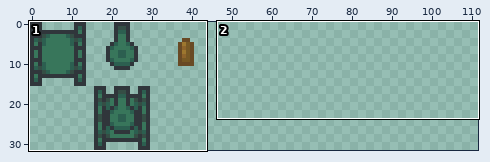
Sprite sheet: data/img/tank.png. Above, an overview of the earlier version with the close-up marked.
Close-up. Before the commit:
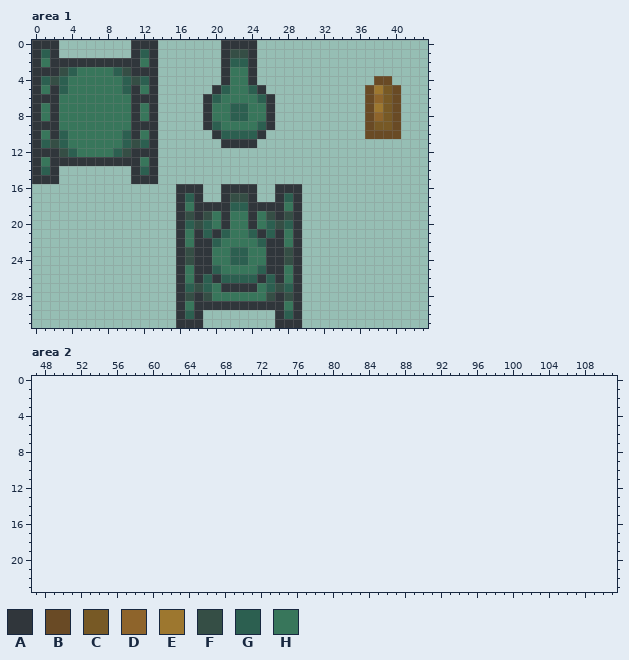
The file is 48x32 pixels. Shown: area 1: x 0..43, y 0..31; area 2: x 47..111, y 0..23. The old version is drawn lined up with the new one, on the new canvas.
Palette (. is transparent): A #30363b  B #694a25  C #775925  D #8e642b  E #9d772f  F #354e45  G #2c5f50  H #38765b
Pixels before, area 1, first column x 0:
 0 AAA........AAA.......AAAA................
 1 AGA........AGA.......AFFA................
 2 AHAAAAAAAAAAHA.......AGGA................
 3 AAAFGHHHHGFAAA.......AHHA................
 4 AGFGHHHHHHGFGA.......AHHA.............BB.
 5 AHAGHHHHHHGAHA......AGHHGA...........BECB
 6 AAAHHHHHHHHAAA.....AGHHHHGA..........BDCB
 7 AHAHHHHHHHHAHA.....AHHGGHHA..........BECB
 8 AHAHHHHHHHHAHA.....AHHGGHHA..........BDCB
 9 AAAHHHHHHHHAAA.....AGHHHHGA..........BCCB
10 AHAGHHHHHHGAHA......AGGGGA...........BBBB
11 AGFGHHHHHHGFGA.......AAAA................
12 AAAFGHHHHGFAAA...........................
13 AHAAAAAAAAAAHA...........................
14 AGA........AGA...........................
15 AAA........AAA...........................
16 ................AAA..AAAA..AAA...........
17 ................AGA..AFFA..AGA...........
18 ................AHAAAAGGAAAAHA...........
19 ................AFAFHAHHAHFAFA...........
20 ................AGFGHAHHAHGFGA...........
21 ................AHAGAGHHGAGAHA...........
22 ................AHAAGHHHHGAAHA...........
23 ................AFAAHHGGHHAAFA...........
24 ................AFAAHHGGHHAAFA...........
25 ................AHAAGHHHHGAAHA...........
26 ................AHAGAGGGGAGAHA...........
27 ................AGFGHAAAAHGFGA...........
28 ................AFAFHHHHHHFAFA...........
29 ................AHAAAAAAAAAAHA...........
30 ................AGA........AGA...........
31 ................AAA........AAA...........
The same view after the edit:
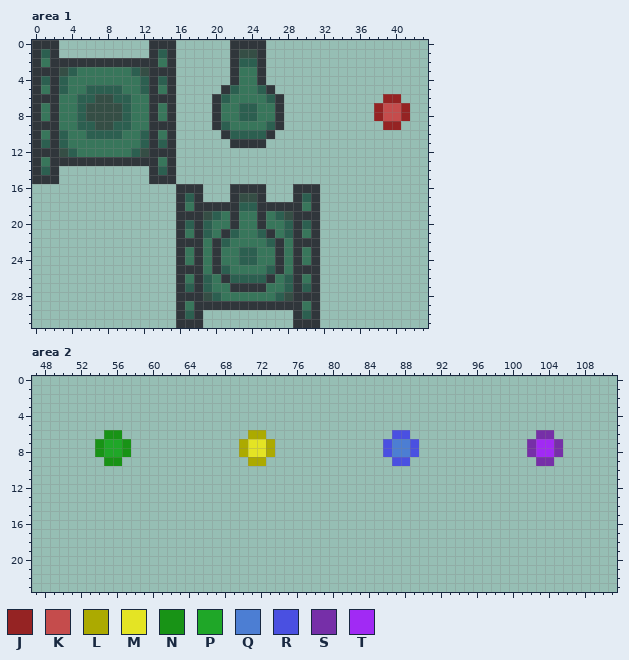
Colours new in this view: J #952323  K #c54c4c  L #acaa00  M #e4e424  N #189316  P #1fa728  Q #4c7ed3  R #4a50e1  S #762fa8  T #a12af4
Change:
canvas 48x32 -> 112x32, the old top-left corner now at -1,0 (the part of the old canvas that was cut away was empty and is not shown)
Area 1:
y 0: x 11..12 AA -> ..; x 14..15 .. -> AA; x 21 A -> .; x 25 . -> A
y 1: x 11..12 AG -> ..; x 14..15 .. -> GA; x 21..22 AF -> .A; x 24..25 A. -> FA
y 2: x 12 H -> A; x 14..15 .. -> HA; x 21..22 AG -> .A; x 24..25 A. -> GA
y 3: x 9..12 GFAA -> HHGF; x 14..15 .. -> AA; x 21..22 AH -> .A; x 24..25 A. -> HA
y 4: x 2 F -> A; x 10..11 GF -> HH; x 14..15 .. -> GA; x 21..22 AH -> .A; x 24..25 A. -> HA; x 38..39 BB -> ..
y 5: x 6..12 HHHHGAH -> GGGGHHG; x 14..15 .. -> HA; x 20..22 AGH -> .AG; x 24..26 GA. -> HGA; x 37..40 BECB -> ....
y 6: x 5..12 HHHHHHAA -> GGFFGGHH; x 14..15 .. -> AA; x 19..21 AGH -> .AG; x 25..27 GA. -> HGA; x 37..40 BDCB -> ..JJ
y 7: x 5..11 HHHHHHA -> GFFFFGH; x 14..15 .. -> HA; x 19..20 AH -> .A; x 22 G -> H; x 24 H -> G; x 26..27 A. -> HA; x 37..41 BECB. -> .JKKJ
y 8: x 5..11 HHHHHHA -> GFFFFGH; x 14..15 .. -> HA; x 19..20 AH -> .A; x 22 G -> H; x 24 H -> G; x 26..27 A. -> HA; x 37..41 BDCB. -> .JKKJ
y 9: x 5..12 HHHHHHAA -> GGFFGGHH; x 14..15 .. -> AA; x 19..21 AGH -> .AG; x 25..27 GA. -> HGA; x 37..40 BCCB -> ..JJ
y 10: x 6..12 HHHHGAH -> GGGGHHG; x 14..15 .. -> HA; x 20..21 AG -> .A; x 25..26 A. -> GA; x 37..40 BBBB -> ....
y 11: x 2 F -> A; x 10..11 GF -> HH; x 14..15 .. -> GA; x 21 A -> .; x 25 . -> A
y 12: x 9..12 GFAA -> HHGF; x 14..15 .. -> AA
y 13: x 12 H -> A; x 14..15 .. -> HA
y 14: x 11..12 AG -> ..; x 14..15 .. -> GA
y 15: x 11..12 AA -> ..; x 14..15 .. -> AA
y 16: x 21 A -> .; x 25 . -> A; x 27..28 AA -> ..; x 30..31 .. -> AA
y 17: x 21..22 AF -> .A; x 24..25 A. -> FA; x 27..28 AG -> ..; x 30..31 .. -> GA
y 18: x 22 G -> A; x 24 A -> G; x 28 H -> A; x 30..31 .. -> HA
y 19: x 17 F -> A; x 20..22 HAH -> GHA; x 24..27 AHFA -> HAHG; x 30..31 .. -> AA
y 20: x 18 F -> A; x 21..22 AH -> HA; x 24..27 AHGF -> HAHH; x 30..31 .. -> GA
y 21: x 20..22 AGH -> HAG; x 24..28 GAGAH -> HGAHG; x 30..31 .. -> HA
y 22: x 17 H -> A; x 19..21 AGH -> HAG; x 25..26 GA -> HG; x 30..31 .. -> AA
y 23..24: x 17 F -> H; x 19..20 AH -> HA; x 22 G -> H; x 24 H -> G; x 26 A -> H; x 28 F -> H; x 30..31 .. -> HA
y 25: x 17 H -> A; x 19..21 AGH -> HAG; x 25..26 GA -> HG; x 30..31 .. -> AA
y 26: x 20..21 AG -> HA; x 25..28 AGAH -> GAHG; x 30..31 .. -> HA
y 27: x 18 F -> A; x 21 A -> H; x 25..27 HGF -> AHH; x 30..31 .. -> GA
y 28: x 17 F -> A; x 20 H -> G; x 26..27 FA -> HG; x 30..31 .. -> AA
y 29: x 28 H -> A; x 30..31 .. -> HA
y 30: x 27..28 AG -> ..; x 30..31 .. -> GA
y 31: x 27..28 AA -> ..; x 30..31 .. -> AA
Area 2:
y 6: x 55..56 .. -> NN; x 71..72 .. -> LL; x 87..88 .. -> RR; x 103..104 .. -> SS
y 7..8: x 54..57 .... -> NPPN; x 70..73 .... -> LMML; x 86..89 .... -> RQQR; x 102..105 .... -> STTS
y 9: x 55..56 .. -> NN; x 71..72 .. -> LL; x 87..88 .. -> RR; x 103..104 .. -> SS
Pixel boxes of the changes (left, top, right, bottom) in both close-ups:
changed: (50, 40, 320, 328)
changed: (365, 76, 410, 139)
added: (95, 430, 131, 466)
added: (239, 430, 275, 466)
added: (383, 430, 419, 466)
added: (527, 430, 563, 466)
